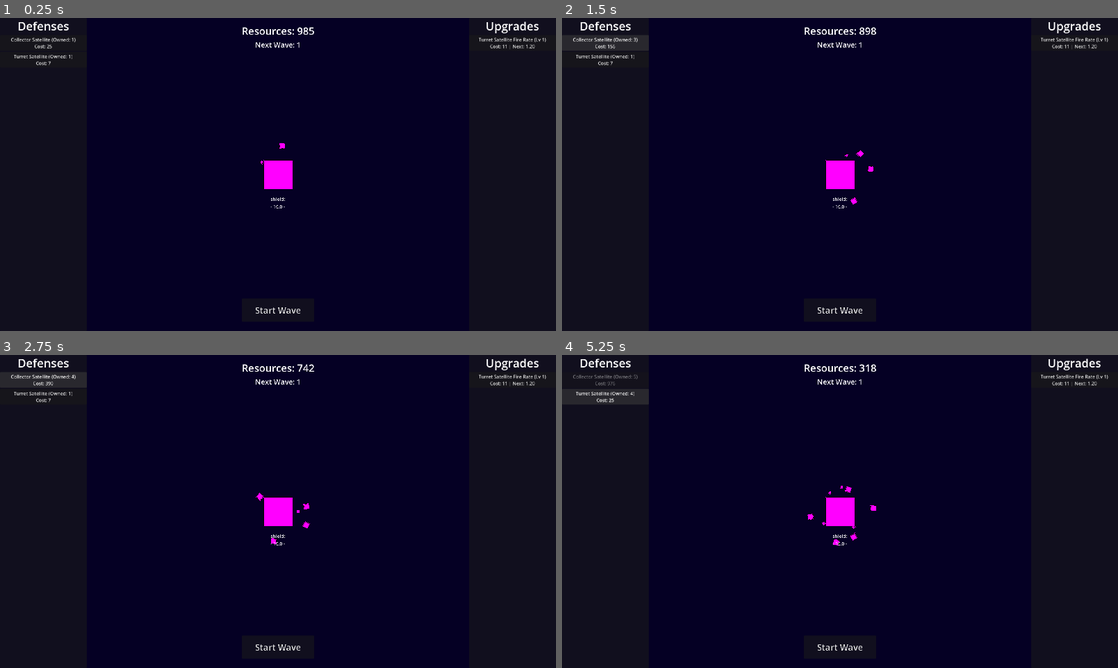
Above: before the commit, frames 1-4 (two rows, left to right).
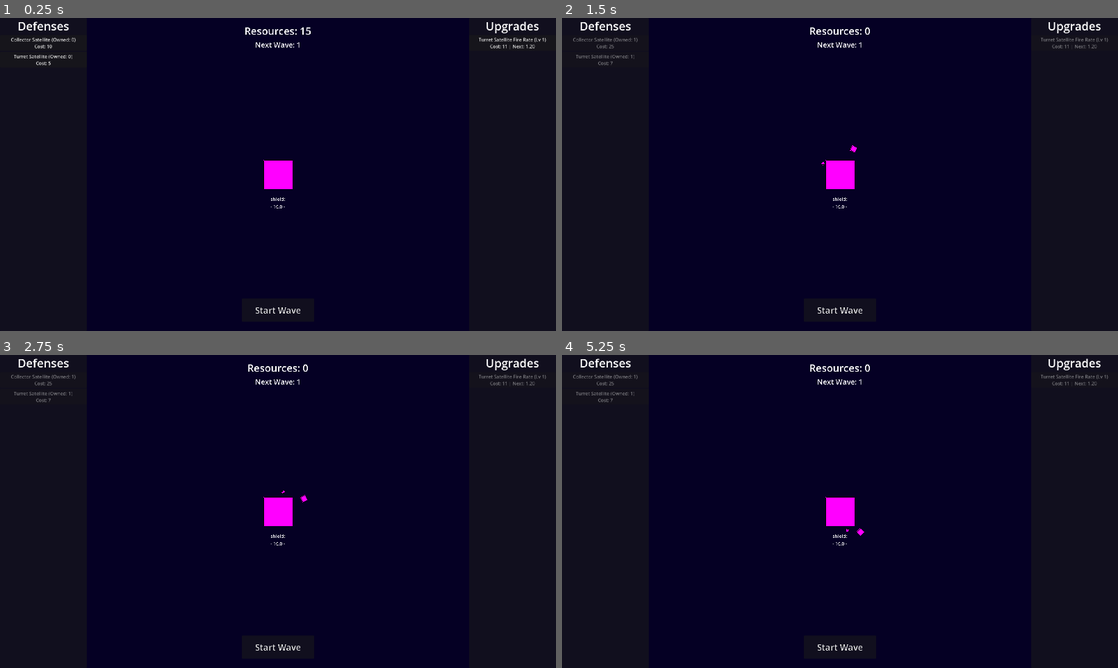
Above: after the commit, the same moments.

Repository: naeemR123/Learners-Game-Jam--2
Game: Godot game, scene res://Scenes/main.tscn
Same seed, same stepped clock (60 frames per second), same inputs: the game is played once before the commit and once after it.
Inputs (mouse positions are in pixels of both pictures, inside the frame that each line leads up to):
- Up to frame 1 (0.25 s): no input
- Up to frame 2 (1.5 s): click "Collector Satellite (Owned: 1…" (after the commit: "Collector Satellite (Owned: 0…") at 0.5 s; click "Collector Satellite (Owned: 2…" (after the commit: "Turret Satellite (Owned: 0) C…") at 1.25 s
- Up to frame 3 (2.75 s): click (44, 380) at 2 s, where only the run before the commit has a clickable "Collector Satellite (Owned: 3…"
- Up to frame 4 (5.25 s): click (606, 380) at 2.75 s, where only the run before the commit has a clickable "Collector Satellite (Owned: 4…"; click (606, 395) at 3.5 s, where only the run before the commit has a clickable "Turret Satellite (Owned: 1) C…"; click (606, 395) at 4.25 s, where only the run before the commit has a clickable "Turret Satellite (Owned: 2) C…"; click (606, 395) at 5 s, where only the run before the commit has a clickable "Turret Satellite (Owned: 3) C…"

The runs differ from the first frame. In frame 1, 0.2% of the frame differs, in the area x 8-57%, y 2-47%; in frame 2, 0.6%; in frame 3, 0.6%, in the area x 2-99%, y 2-61%; in frame 4, 0.6%.

Commit message:
Add asteroid damage, despawn, and wave reset
Introduce asteroid damage and despawn behavior, add WaveManager.reset and call it from game reset, and apply small type/cleanup fixes.

Changes include:
- game_manager.gd: set slow_down_amount to 1.00, reset planet shield, and call WaveManager.reset() during game_reset.
- wave_manager.gd: add reset() to set current_wave to 1 and wave_active to false.
- asteroid_data.gd/.tres: add damage field to asteroid data and set damage values for existing asteroid resources.
- asteroid.gd: add damage_multiplier to start(), assign damage/resource_min/resource_max from data, add asteroids to "Asteroids" group, implement off-screen despawn (calls wave.asteroid_death() and queue_free()), and use resource_min/resource_max when spawning drops.
- defenses_data.gd, defenses_button.gd, upgrade_button.gd: minor type annotations and formatting cleanups; upgrade export removed and typed variable updated.
- main.gd: replace direct resource/purchase setup with game.add_resource(15).
- ui.gd: minor whitespace cleanup.

Rationale: expose asteroid damage as a data-driven stat, ensure asteroids are cleaned up when off-screen, properly reset wave state on game reset, and improve code clarity with explicit typing and small UI initialization fixes.

Diff:
--- a/Scripts/Globals/game_manager.gd
+++ b/Scripts/Globals/game_manager.gd
@@ -225,8 +225,10 @@
 	owned_defenses.clear()
 
 	# Sets everything to default values
-	active_stats["global"]["slow_down_amount"] = 0.75
+	active_stats["global"]["slow_down_amount"] = 1.00
 	active_stats["global"]["planet_shield"] = max_planet_shield
+
+	WaveManager.reset() 	# Resets Wave to 1
 
 	# Runs reset() for all current upgrades : sets upgrade level to 1
 	for upgrade in all_upgrades:
--- a/Scripts/Globals/wave_manager.gd
+++ b/Scripts/Globals/wave_manager.gd
@@ -145,3 +145,9 @@
 		wave_active = false
 		current_wave += 1
 		wave_complete.emit()
+
+
+# Resets Wave to 1 | Called via game_reset() in Game_Manager
+func reset() -> void:
+	current_wave = 1
+	wave_active = false
--- a/Scripts/ResourceScripts/asteroid_data.gd
+++ b/Scripts/ResourceScripts/asteroid_data.gd
@@ -4,25 +4,26 @@
 enum BehaviorType { DEFAULT, COMET, BOSS }
 
 @export_category("Visuals")
-@export var name: String
-@export var sprite_texture: Texture2D
-@export var scale_ratio: float = 1
+@export var name : String
+@export var sprite_texture : Texture2D
+@export var scale_ratio : float = 1
 
 # Add this to asteroid.gd using the start() function instead.
-var	base_scale: Vector2
+var base_scale : Vector2
 
 @export_category("Base Stats")
-@export var max_health: float
-@export var max_speed: float
-@export var slow_resistance: float = 0.0
+@export var max_health : float
+@export var max_speed : float
+@export var damage : float
+@export var slow_resistance : float = 0.0
 
 @export_category("Spawning")
 @export var min_wave : int
 @export var spawn_weight : float
 
 @export_category("Drops")
-@export var min_resources: int = 1
-@export var max_resources: int
+@export var min_resources : int = 1
+@export var max_resources : int
 
 @export_category("AI")
-@export var behavior: BehaviorType = BehaviorType.DEFAULT
+@export var behavior : BehaviorType = BehaviorType.DEFAULT
--- a/Scripts/ResourceScripts/defenses_data.gd
+++ b/Scripts/ResourceScripts/defenses_data.gd
@@ -13,11 +13,11 @@
 @export_multiline var description : String = "What does this defense do..."
 
 @export_category("Spawning")
-@export var defense_scene : PackedScene	# The actual scene to instance (e.g. turret.tscn)
+@export var defense_scene : PackedScene		# The actual scene to instance (e.g. turret.tscn)
 @export var max_allowed : int  = 10000		# Max amount player can purchase. Leave at 10,000 if unlimited
 
 @export_category("Progression")
-@export var unlock_wave : int = 1	# Which wave this defense unlocks for purhcase
+@export var unlock_wave : int = 1		# Which wave this defense unlocks for purhcase
 
 @export_category("Economy")
 @export var base_cost : int
--- a/Scripts/Resources/Asteroids/boss_asteroid.tres
+++ b/Scripts/Resources/Asteroids/boss_asteroid.tres
@@ -11,6 +11,7 @@
 sprite_texture = SubResource("PlaceholderTexture2D_0wwu6")
 max_health = 100.0
 max_speed = 10.0
+damage = 20.0
 slow_resistance = 1.0
 min_wave = 20
 min_resources = 50
--- a/Scripts/Resources/Asteroids/common_asteroid.tres
+++ b/Scripts/Resources/Asteroids/common_asteroid.tres
@@ -11,6 +11,7 @@
 sprite_texture = SubResource("PlaceholderTexture2D_meeva")
 max_health = 3.0
 max_speed = 40.0
+damage = 3.0
 min_wave = 1
 spawn_weight = 10.0
 max_resources = 3
--- a/Scripts/Resources/Asteroids/swarm_asteroid.tres
+++ b/Scripts/Resources/Asteroids/swarm_asteroid.tres
@@ -12,6 +12,7 @@
 scale_ratio = 0.7
 max_health = 3.0
 max_speed = 100.0
+damage = 3.0
 slow_resistance = 0.15
 min_wave = 10
 spawn_weight = 3.0
--- a/Scripts/Resources/Asteroids/tank_asteroid.tres
+++ b/Scripts/Resources/Asteroids/tank_asteroid.tres
@@ -12,6 +12,7 @@
 scale_ratio = 1.5
 max_health = 15.0
 max_speed = 20.0
+damage = 8.0
 slow_resistance = 0.5
 min_wave = 7
 spawn_weight = 5.0
--- a/Scripts/asteroid.gd
+++ b/Scripts/asteroid.gd
@@ -12,13 +12,17 @@
 var current_health: float
 var local_time_scale : float = 1.0
 
+var resource_min : int = 1
 var resource_max : int = 3
-var resource_min : int = 1
 
 var speed : float
 var speed_variance : float = 15
 var direction : Vector2
 # -
+
+# Despawning
+@onready var screen_size : Vector2 = get_viewport_rect().size
+var despawn_margin : float = 200
 
 var rotation_speed : float = randf_range(-0.8,0.8)	# Random rotation : Purely visual
 
@@ -29,7 +33,7 @@
 
 # Runs immediately after entering the scene tree | Called from asteroid_spawner.gd
 # Sets up asteroid with all necessary data and properties
-func start(asteroid_type : AsteroidData, target_planet: Area2D, start_pos: Vector2, debug_speed: bool = false, debug_speed_value: float = 200, speed_multiplier: float = 1, health_multiplier: float = 1) -> void:
+func start(asteroid_type : AsteroidData, target_planet: Area2D, start_pos: Vector2, debug_speed: bool = false, debug_speed_value: float = 200, speed_multiplier: float = 1, health_multiplier: float = 1, damage_multiplier: float = 1.0) -> void:
 
 	# Assigns variable to chosen asteroid type
 	data = asteroid_type	# CRITICAL : Needs to be at top.
@@ -43,6 +47,9 @@
 	# Assigns variable to Planet, and position to determined spawn position
 	planet = target_planet
 	global_position = start_pos
+
+	# Adds Asteroid to 'Asteroids' group
+	add_to_group("Asteroids")
 
 	# Connects Planet collision signal, if not already connected
 	if not area_entered.is_connected(_on_area_entered):
@@ -62,6 +69,9 @@
 	current_health = data.max_health * health_multiplier
 	rotation_speed = randf_range(-0.8, 0.8)
 	sprite.texture = data.sprite_texture
+	damage = data.damage * damage_multiplier
+	resource_min = data.min_resources
+	resource_max = data.max_resources
 
 	# Sets scale based on health and asteroid type's scale ratio
 	scale = Vector2(data.scale_ratio, data.scale_ratio)
@@ -91,6 +101,16 @@
 	global_position += direction * speed * local_time_scale * delta
 	rotation += rotation_speed * local_time_scale * delta
 
+	# Checks and despawns asteroid if off-screen by 'despawn_margin' amount
+	if \
+	global_position.x < -despawn_margin or \
+	global_position.x > screen_size.x + despawn_margin or \
+	global_position.y < -despawn_margin or \
+	global_position.y > screen_size.y + despawn_margin:
+		print(self, " despawned | Too far off screen")
+		wave.asteroid_death()
+		queue_free()
+
 
 # Processes damage from Defenses
 func take_damage(amount: float):
@@ -117,7 +137,7 @@
 # assigned amount of resources and tells WaveManager
 func die():
 	# Randomly chooses an amount based on the min and max values of resources, then spawns that amount
-	var randamount = randi_range(data.min_resources, data.max_resources)
+	var randamount = randi_range(resource_min, resource_max)
 	for i in randamount:
 		var resource = resource_scene.instantiate()
 		resource.global_position = global_position
--- a/Scripts/defenses_button.gd
+++ b/Scripts/defenses_button.gd
@@ -20,8 +20,8 @@
 	if not defense_data: return
 
 	var is_locked : bool = defense_data.unlock_wave > WaveManager.current_wave
-	var cost = defense_data.get_current_cost()
-	var owned = defense_data.amount_owned
+	var cost : int = defense_data.get_current_cost()
+	var owned : int = defense_data.amount_owned
 
 	if is_locked:
 		disabled = true
--- a/Scripts/main.gd
+++ b/Scripts/main.gd
@@ -8,6 +8,4 @@
 
 
 func _ready() -> void:
-	game.resources = 1000
-	game.purchase_defenses(turret)
-	game.purchase_defenses(collector)
+	game.add_resource(15)
--- a/Scripts/upgrade_button.gd
+++ b/Scripts/upgrade_button.gd
@@ -1,7 +1,7 @@
 extends Button
 
 @onready var game := Game_Manager
-@export var upgrade_data: UpgradeData
+var upgrade_data: UpgradeData
 
 
 
@@ -20,9 +20,9 @@
 func update_display() -> void:
 	if not upgrade_data: return
 
-	var cost = upgrade_data.get_current_cost()
-	var level = upgrade_data.current_level
-	var next_val = upgrade_data.base_value + (upgrade_data.val_up_per_level * level)
+	var cost : int = upgrade_data.get_current_cost()
+	var level : int = upgrade_data.current_level
+	var next_val : float = upgrade_data.base_value + (upgrade_data.val_up_per_level * level)
 
 	# Disables button if unaffordable
 	disabled = game.resources < cost
